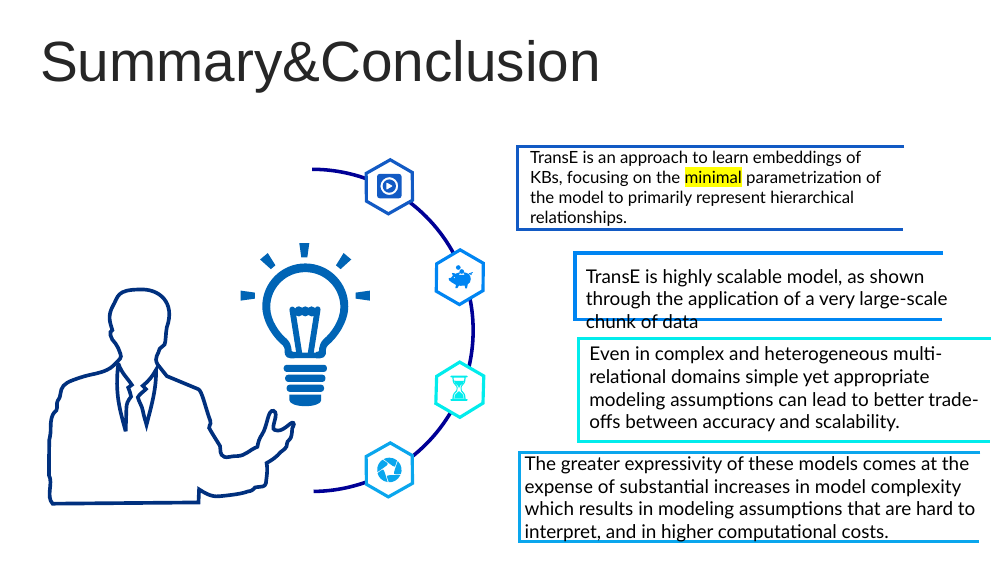
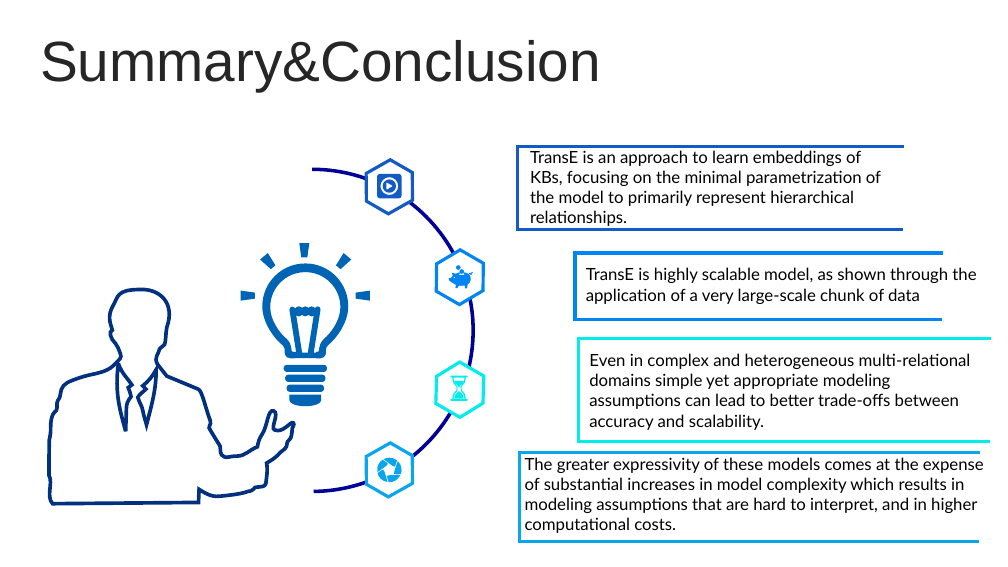
Before and after one commit to BeigeHW/KAIST_2022_Winter_Intern, a slide deck: slide 33 of Week 3 (1.17) 내꺼/TransE(내꺼)/TransE 발표/TransE.pptx (slide 31 before the commit). Drawn at 1008x567 pixels with LibreOffice and Linux fonts; fonts in the diff are those of the drawing. Boxes give left, top, right and bottom in pixels: in the first picture for what was removed or moved away, otherwise in the second. Text is boxed around its words. In the diff, an @@ line names an element or a change of style, - is before the commit and + after.

```diff
--- a/Week 3 (1.17) 내꺼/TransE(내꺼)/TransE 발표/TransE.pptx
+++ b/Week 3 (1.17) 내꺼/TransE(내꺼)/TransE 발표/TransE.pptx
@@ text "TransE is an approach to ..." at (530,150,881,226): highlight #FFFF00 to none in "minimal" @@
@@ text "Even in complex and heterogeneous ...": place and size @@
-text "Even in complex and heterogeneous ..." at (589,346,978,432)
+text "Even in complex and heterogeneous ..." at (589,353,971,430)
@@ size 18 to 16 pt in 3 elements at (586,267,976,304), (589,353,971,430), (525,457,984,533) @@
```
Also in this commit, not shown: 2 other slides changed, 2 slides added, 10 other files.
